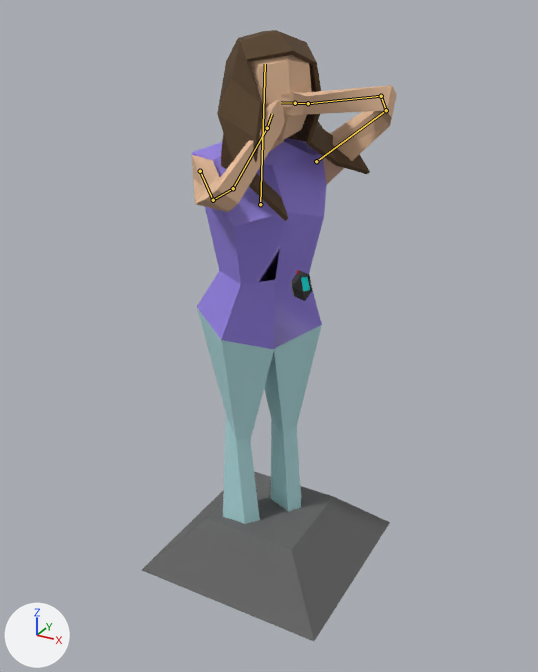
A saved change to the glTF model rr-project--)/3D Assets/Statue.glb.
The view is the same before and after, from a 50 mm lens placed at (3.14, -5.76, 5.37), pointed at (0.04, -0.12, 2.55). The lights are fixed; the arrows at lower left show +X, +Y and +Z. The first picture is the older version. Both versions are drawn at frame 1 of the action 'Idle'; the numbers are the values there. The bones that change are drawn over the model as lines.

Names of what the first picture shows: 'Body', 'Camera', 'Face', 'Hair', 'Stand'.
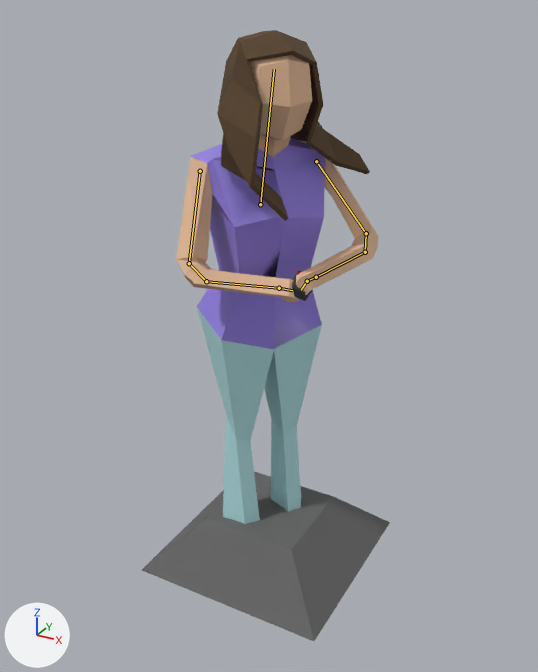
What the commit changed:
Bone 'Upper Arm.L' (bone_upper_arm_l) turns from (40, 15, -38) to (-51, -9, -34) degrees about its own x, y and z.
Bone 'Arm Joint.L' (bone_arm_joint_l) turns from (45, 15, -38) to (-26, -3, -49) degrees about its own x, y and z.
Bone 'lower Arm.L' (bone_lower_arm_l) turns from (43, 25, -28) to (-22, -5, -39) degrees about its own x, y and z.
Bone 'Wrist.L' (bone_wrist_l) turns from (19, -62, -10) to (12, -21, -7) degrees about its own x, y and z.
Bone 'Hand.L' (bone_hand_l) turns from (40, 38, 19) to (42, 12, 37) degrees about its own x, y and z.
Bone 'Upper Arm.R' (bone_upper_arm_r) turns from (5, -8, -80) to (68, 5, -33) degrees about its own x, y and z.
Bone 'Arm Joint.R' (bone_arm_joint_r) turns from (-47, -25, -23) to (21, -21, -52) degrees about its own x, y and z.
Bone 'lower Arm.R' (bone_lower_arm_r) turns from (-54, -15, -24) to (1, -8, -43) degrees about its own x, y and z.
Bone 'Wrist.R' (bone_wrist_r) turns from (-26, 13, 16) to (0, 0, 0) degrees about its own x, y and z.
Bone 'UpperBody' (bone_upperbody) turns from (0, 1, -1) to (0, 1, -9) degrees about its own x, y and z.

What differs and where, as boxes [x1, y1, x2, y2] in the pictures (538 x 672 px):
'Body', posed
    before: [192, 85, 397, 524]
    after: [176, 134, 379, 524]
bone 'Upper Arm.L', root to tip
    before: (316, 161) to (386, 110)
    after: (316, 161) to (366, 233)
bone 'Arm Joint.L', root to tip
    before: (386, 110) to (381, 96)
    after: (366, 233) to (365, 252)
bone 'lower Arm.L', root to tip
    before: (381, 96) to (308, 103)
    after: (365, 252) to (316, 277)
bone 'Wrist.L', root to tip
    before: (308, 103) to (295, 103)
    after: (316, 277) to (307, 281)
bone 'Hand.L', root to tip
    before: (295, 103) to (281, 102)
    after: (307, 281) to (301, 290)
bone 'Upper Arm.R', root to tip
    before: (200, 171) to (213, 200)
    after: (200, 171) to (189, 263)
bone 'Arm Joint.R', root to tip
    before: (213, 200) to (233, 188)
    after: (189, 263) to (206, 281)
bone 'lower Arm.R', root to tip
    before: (233, 188) to (267, 128)
    after: (206, 281) to (279, 288)
bone 'Wrist.R', root to tip
    before: (267, 128) to (272, 114)
    after: (279, 288) to (292, 290)
bone 'UpperBody', root to tip
    before: (260, 204) to (265, 64)
    after: (260, 204) to (274, 69)
